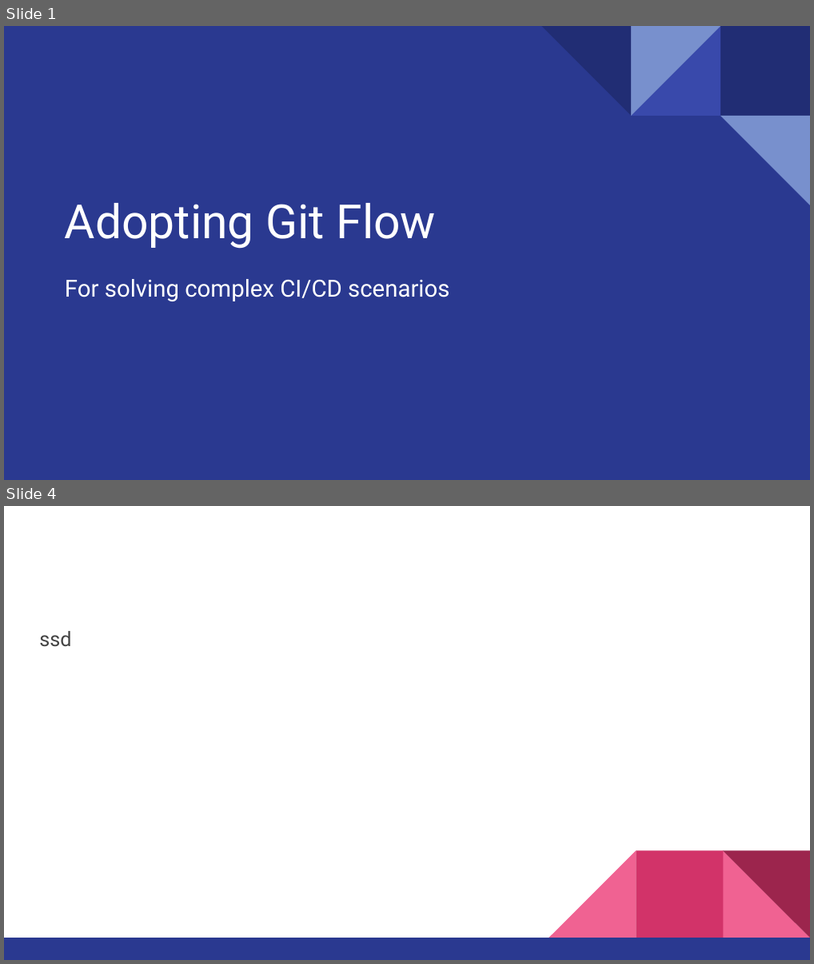
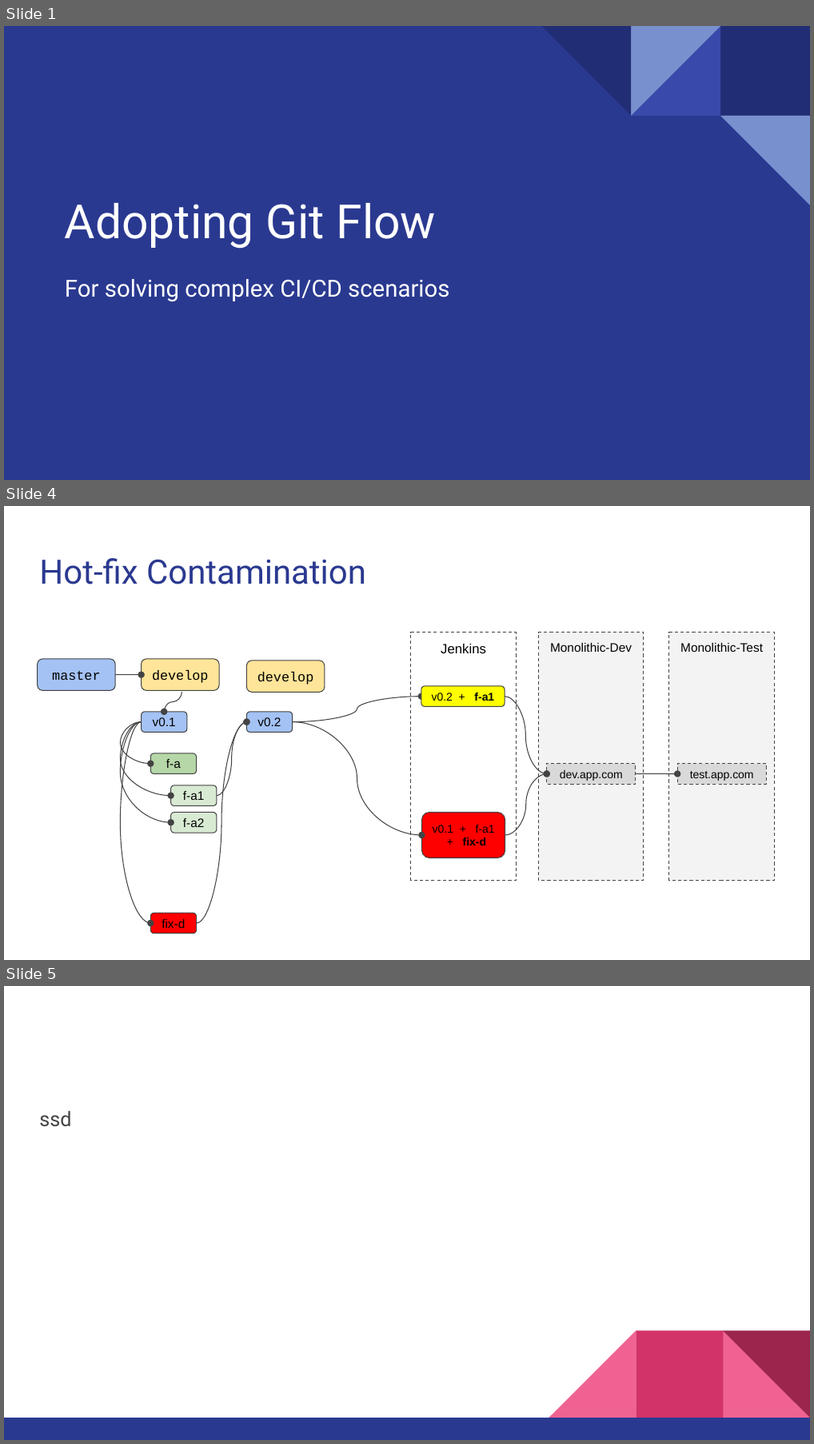
Before and after one commit to cecheverria/coupling.org, a slide deck: GitFlow useful scenarios.pptx. Shown one above the other, each under a label of ours: slides 1 and 4 before the commit, slides 1, 4 and 5 after it; the slides between them are not shown. The pictures are 814x964 and 814x1444 pixels, drawn with LibreOffice and Linux fonts; fonts in the diff are those of the drawing. Boxes give left, top, right and bottom in pixels: in the first picture for what was removed or moved away, otherwise in the second. Text is boxed around its words. In the diff, an @@ line names an element or a change of style, - is before the commit and + after.

```diff
--- a/GitFlow useful scenarios.pptx
+++ b/GitFlow useful scenarios.pptx
@@ slide 4 added at <box>4,506,810,960</box>, background #FFFFFF @@
@@ title added at <box>39,558,366,584</box>, 30 pt, text #2A3990 @@
+Hot-fix Contamination
@@ rectangle added at <box>411,632,517,880</box>, outline #434343 0.75 pt dashed, 12 pt, text #000000 @@
+Jenkins
@@ rounded rectangle added at <box>37,659,115,690</box>, fill #A4C2F4, outline #434343 0.75 pt, 12 pt, text #000000 @@
+master
@@ rounded rectangle added at <box>141,659,219,690</box>, fill #FFE599, outline #434343 0.75 pt, 12 pt, text #000000 @@
+develop
@@ rounded rectangle added at <box>246,660,325,692</box>, fill #FFE599, outline #434343 0.75 pt, 12 pt, text #000000 @@
+develop
@@ curved arrow added from (115, 675) to (141, 675), #434343 0.75 pt @@
@@ curved arrow added from (182, 692) to (165, 712), #434343 0.75 pt @@
@@ curved arrow added from (293, 721) to (422, 696), #434343 0.75 pt @@
@@ rounded rectangle added at <box>422,686,505,706</box>, fill #FFFF00, outline #434343 0.75 pt, 10 pt, text #000000 @@
+v0.2 + f-a1
@@ curved arrow added from (505, 696) to (546, 774), #434343 0.75 pt @@
@@ curved arrow added from (141, 721) to (150, 764), #434343 0.75 pt @@
@@ curved arrow added from (141, 721) to (171, 796), #434343 0.75 pt @@
@@ curved arrow added from (141, 721) to (171, 822), #434343 0.75 pt @@
@@ curved arrow added from (141, 721) to (150, 923), #434343 0.75 pt @@
@@ rounded rectangle added at <box>141,712,187,732</box>, fill #A4C2F4, outline #434343 0.75 pt, 11 pt, text #000000 @@
+v0.1
@@ curved arrow added from (197, 923) to (246, 721), #434343 0.75 pt @@
@@ curved arrow added from (217, 796) to (246, 721), #434343 0.75 pt @@
@@ rounded rectangle added at <box>246,712,293,732</box>, fill #A4C2F4, outline #434343 0.75 pt, 11 pt, text #000000 @@
+v0.2
@@ curved arrow added from (293, 721) to (422, 835), #434343 0.75 pt @@
@@ rounded rectangle added at <box>150,752,197,773</box>, fill #B6D7A8, outline #434343 0.75 pt, 11 pt, text #000000 @@
+f-a
@@ group added at <box>538,632,775,880</box>: 4 rectangles @@
+Monolithic-Dev
+Monolithic-Test
+dev.app.com
+test.app.com
@@ rounded rectangle added at <box>171,785,217,805</box>, fill #D9EAD3, outline #434343 0.75 pt, 11 pt, text #000000 @@
+f-a1
@@ curved arrow added from (506, 835) to (546, 774), #434343 0.75 pt @@
@@ curved arrow added from (636, 774) to (678, 774), #434343 0.75 pt @@
@@ rounded rectangle added at <box>171,812,217,832</box>, fill #D9EAD3, outline #434343 0.75 pt, 11 pt, text #000000 @@
+f-a2
@@ rounded rectangle added at <box>422,812,505,857</box>, fill #FF0000, outline #434343 0.75 pt, 10 pt, text #000000 @@
+v0.1 + f-a1 + fix-d
@@ rounded rectangle added at <box>150,912,197,932</box>, fill #FF0000, outline #434343 0.75 pt, 11 pt, text #000000 @@
+fix-d
@@ what was slide 4 is now slide 5 @@
```
Also in this commit, not shown: 1 slide changed, 1 other slide added, 2 slides removed, 2 other files.
